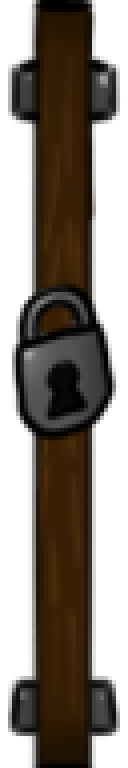
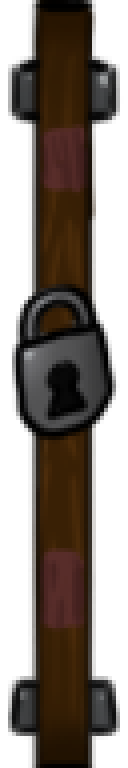
Layer changes from the first 128 x 768 image to the second:
added group "Rouge" with 2 layers in group "Porte" over [36,124,88,632]
added layer "Calque 16" in group "Rouge" over [36,124,88,632]
added layer "Calque 15" in group "Rouge" over [36,124,88,632]
